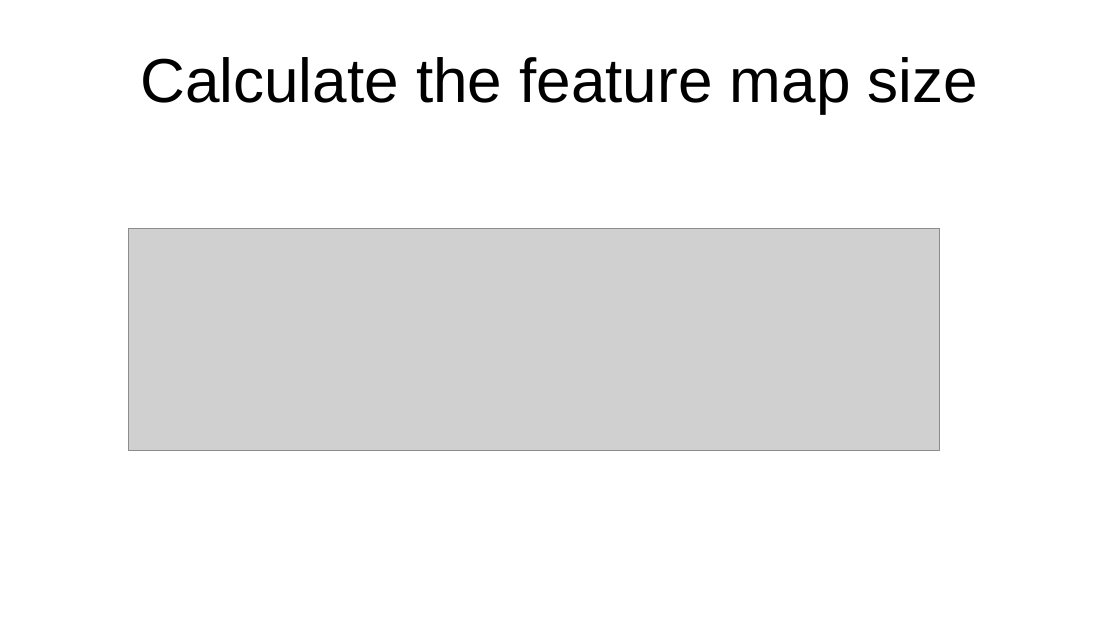
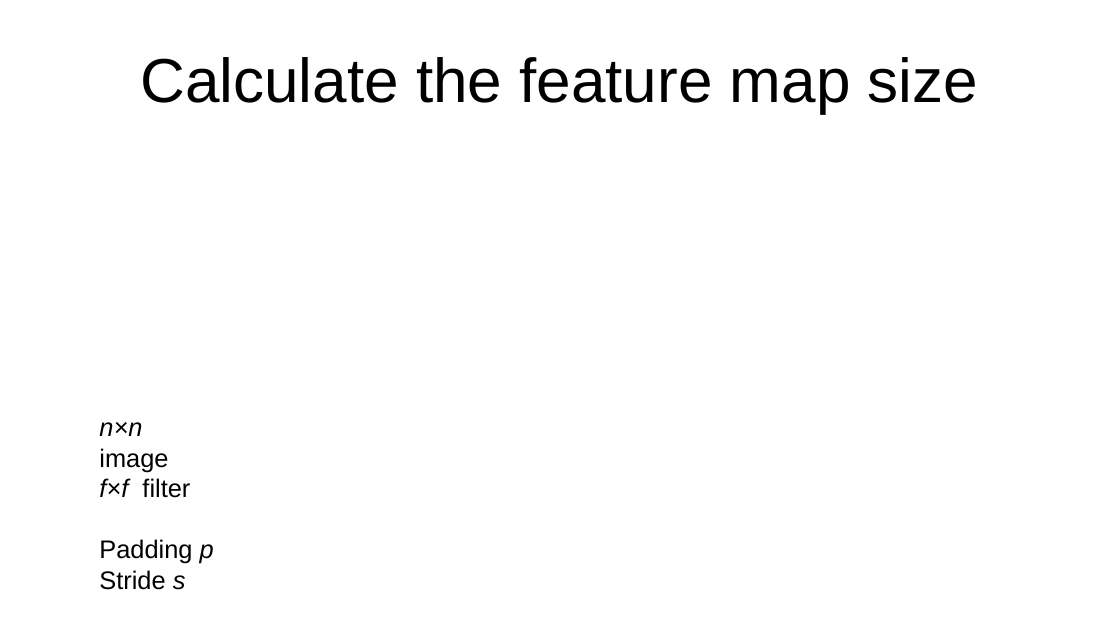
Before and after one commit to MoatasemGamal/ConvNN, a slide deck: slide 13 of CNN.pptx (slide 12 before the commit). Drawn at 1120x630 pixels with LibreOffice and Linux fonts; fonts in the diff are those of the drawing; grey boxes stand for pictures. Boxes give left, top, right and bottom in pixels: in the first picture for what was removed or moved away, otherwise in the second. Text is boxed around its words. In the diff, an @@ line names an element or a change of style, - is before the commit and + after.

```diff
--- a/CNN.pptx
+++ b/CNN.pptx
@@ picture removed at [128, 229, 940, 451] @@
@@ text added at [99, 422, 214, 590], 18 pt, text #000000 @@
+n×n image
+f×f filter
+Padding p
+Stride s
```
Also in this commit, not shown: 2 other slides changed, 2 slides added.
